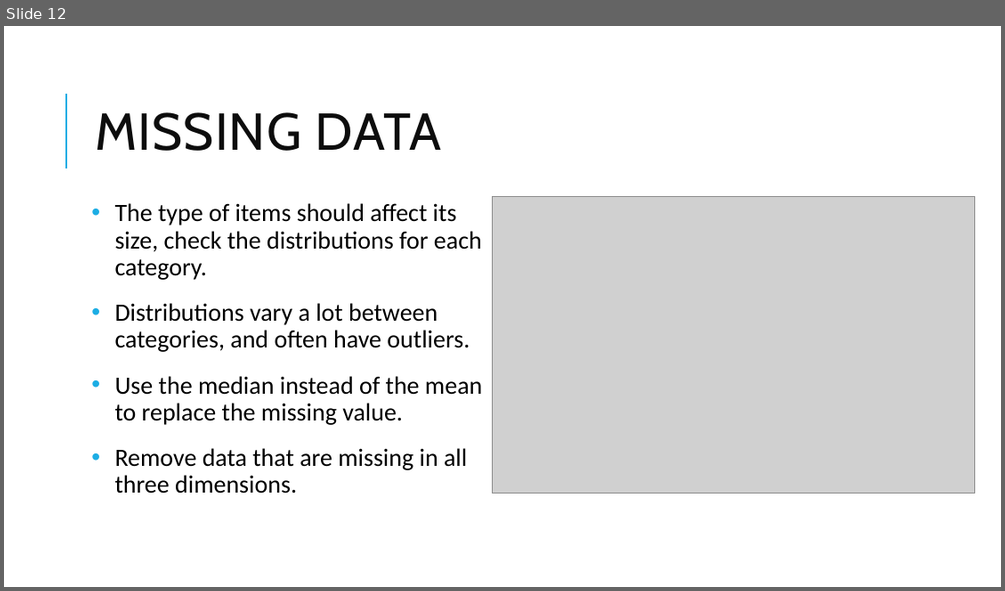
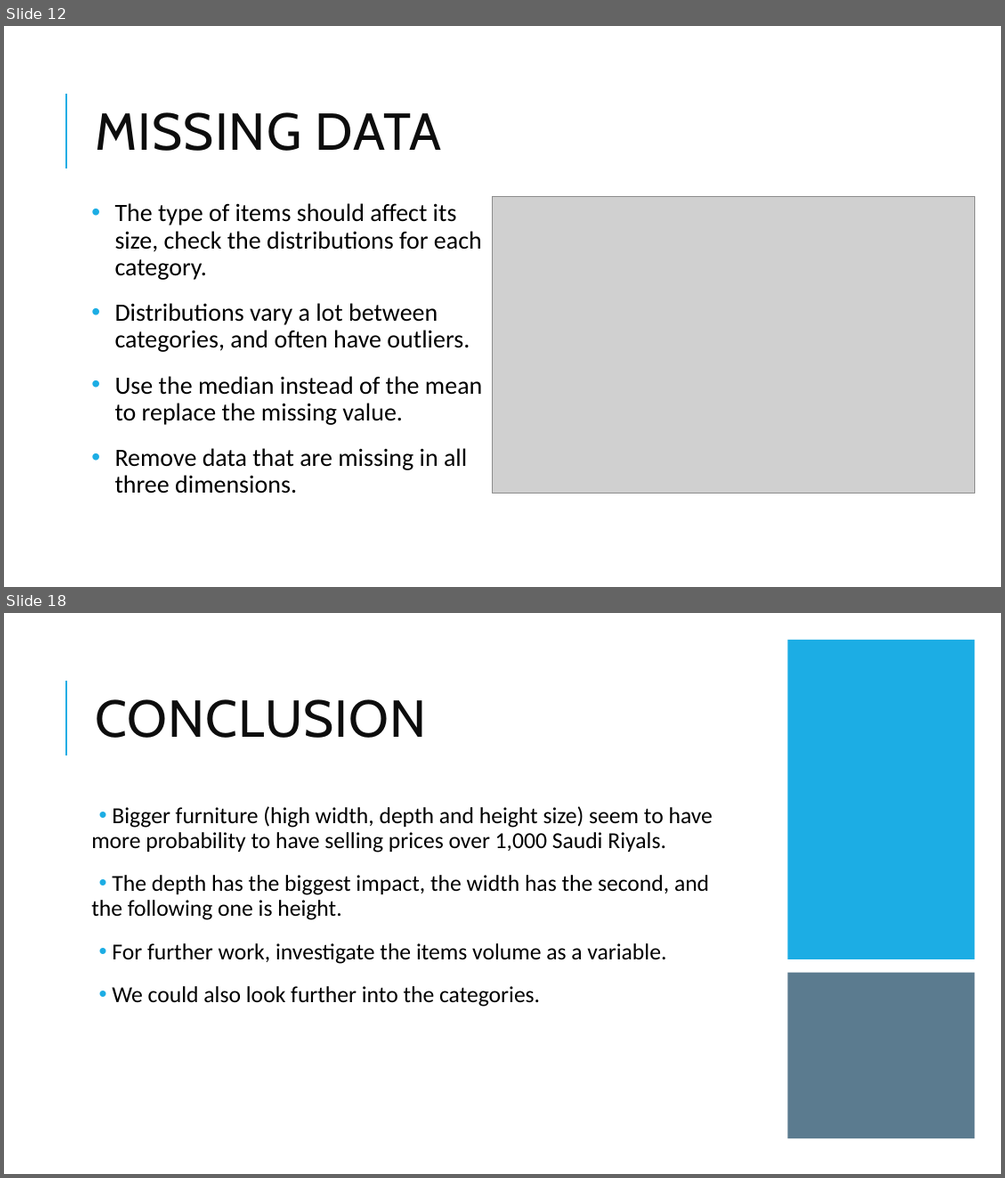
Before and after one commit to w-arnott/DAS-Group-23, a slide deck: Group_23_presentation.pptx. Shown one above the other, each under a label of ours: slide 12 before the commit, slides 12 and 18 after it; the slides between them are not shown. The pictures are 1005x591 and 1005x1178 pixels, drawn with LibreOffice and Linux fonts; fonts in the diff are those of the drawing; grey boxes stand for pictures. Boxes give left, top, right and bottom in pixels: in the first picture for what was removed or moved away, otherwise in the second. Text is boxed around its words. In the diff, an @@ line names an element or a change of style, - is before the commit and + after.

```diff
--- a/Group_23_presentation.pptx
+++ b/Group_23_presentation.pptx
@@ slide 18 added at [4,613,1001,1174], background #FFFFFF; not listed: 1 template element that a slide beside it also shows @@
@@ rectangle added at [788,640,975,959], fill #1CADE4 @@
@@ title added at [95,699,426,738], 50 pt, text #0D0D0D @@
+CONCLUSION
@@ text added at [91,806,712,1006], 22 pt, text #000000 @@
+• Bigger furniture (high width, depth and height size) seem to have more probability to have selling prices over 1,000 Saudi Riyals.
+• The depth has the biggest impact, the width has the second, and the following one is height.
+• For further work, investigate the items volume as a variable.
+• We could also look further into the categories.
@@ rectangle added at [788,973,975,1139], fill #335B74 at 80% opacity @@
```
Also in this commit, not shown: 1 slide changed, 3 other slides added, 1 slide removed.
